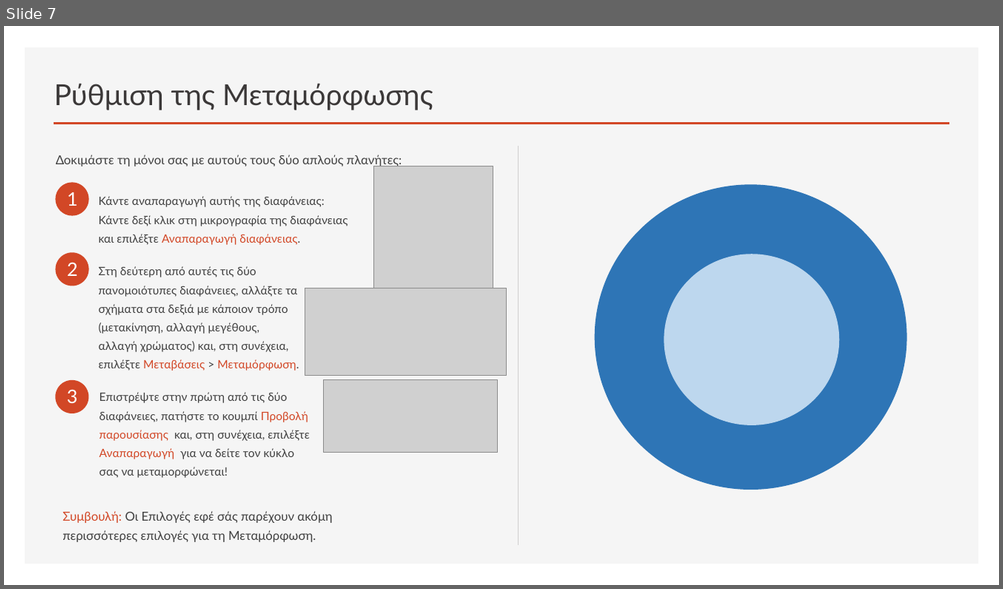
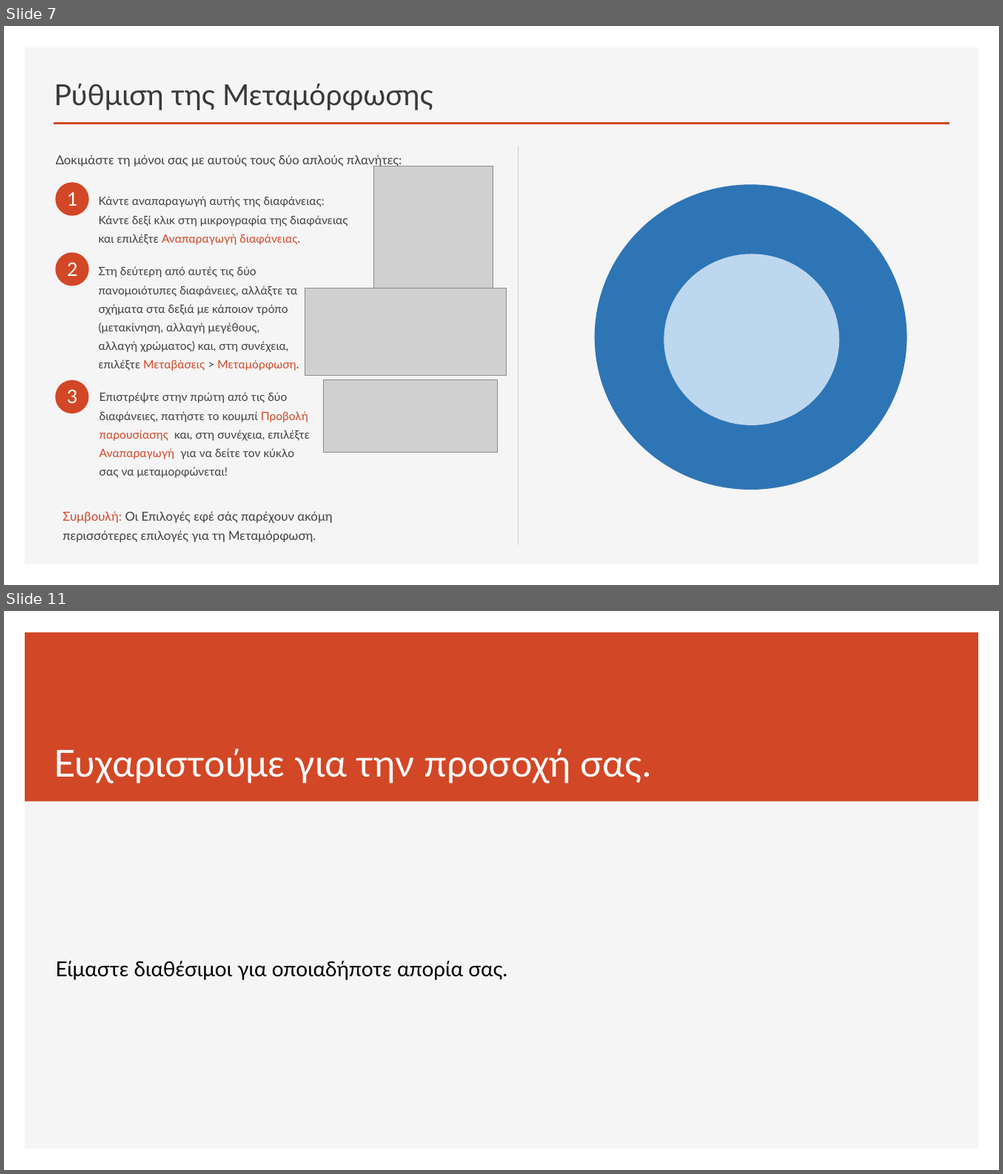
Before and after one commit to nikosbampis/Machine-Learning, a slide deck: machine-learning-12-13.pptx. Shown one above the other, each under a label of ours: slide 7 before the commit, slides 7 and 11 after it; the slides between them are not shown. The pictures are 1003x589 and 1003x1174 pixels, drawn with LibreOffice and Linux fonts; fonts in the diff are those of the drawing; grey boxes stand for pictures. Boxes give left, top, right and bottom in pixels: in the first picture for what was removed or moved away, otherwise in the second. Text is boxed around its words. In the diff, an @@ line names an element or a change of style, - is before the commit and + after.

```diff
--- a/machine-learning-12-13.pptx
+++ b/machine-learning-12-13.pptx
@@ slide 11 added at <box>4,611,999,1170</box>, background #FFFFFF; not listed: 1 template element that a slide beside it also shows @@
@@ rectangle added at <box>25,632,979,802</box>, fill #D24726 @@
@@ title added at <box>54,749,651,783</box>, 36 pt, text #FFFFFF @@
+Ευχαριστούμε για την προσοχή σας.
@@ text added at <box>56,961,507,980</box>, 20 pt, text #000000 @@
+Είμαστε διαθέσιμοι για οποιαδήποτε απορία σας.
```
Also in this commit, not shown: 2 slides changed, 3 other slides added, 4 slides removed.
